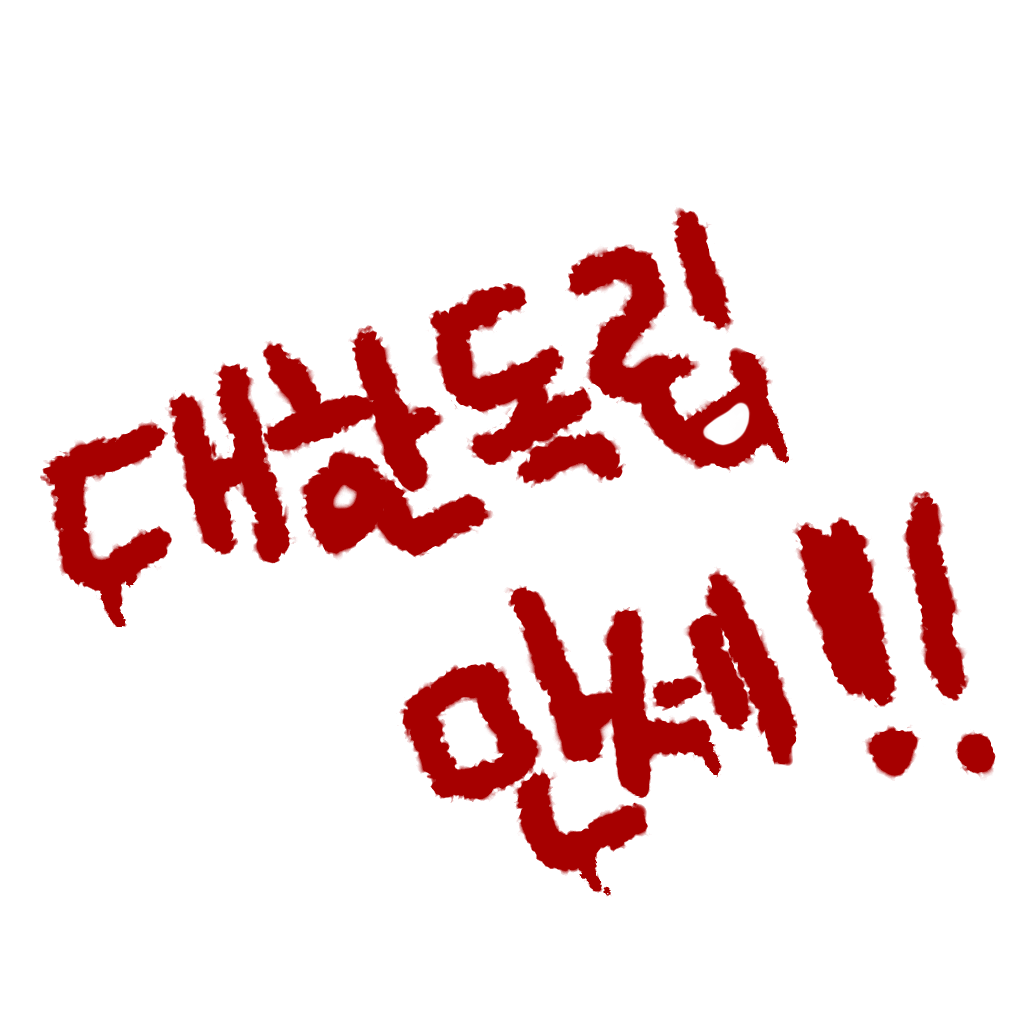
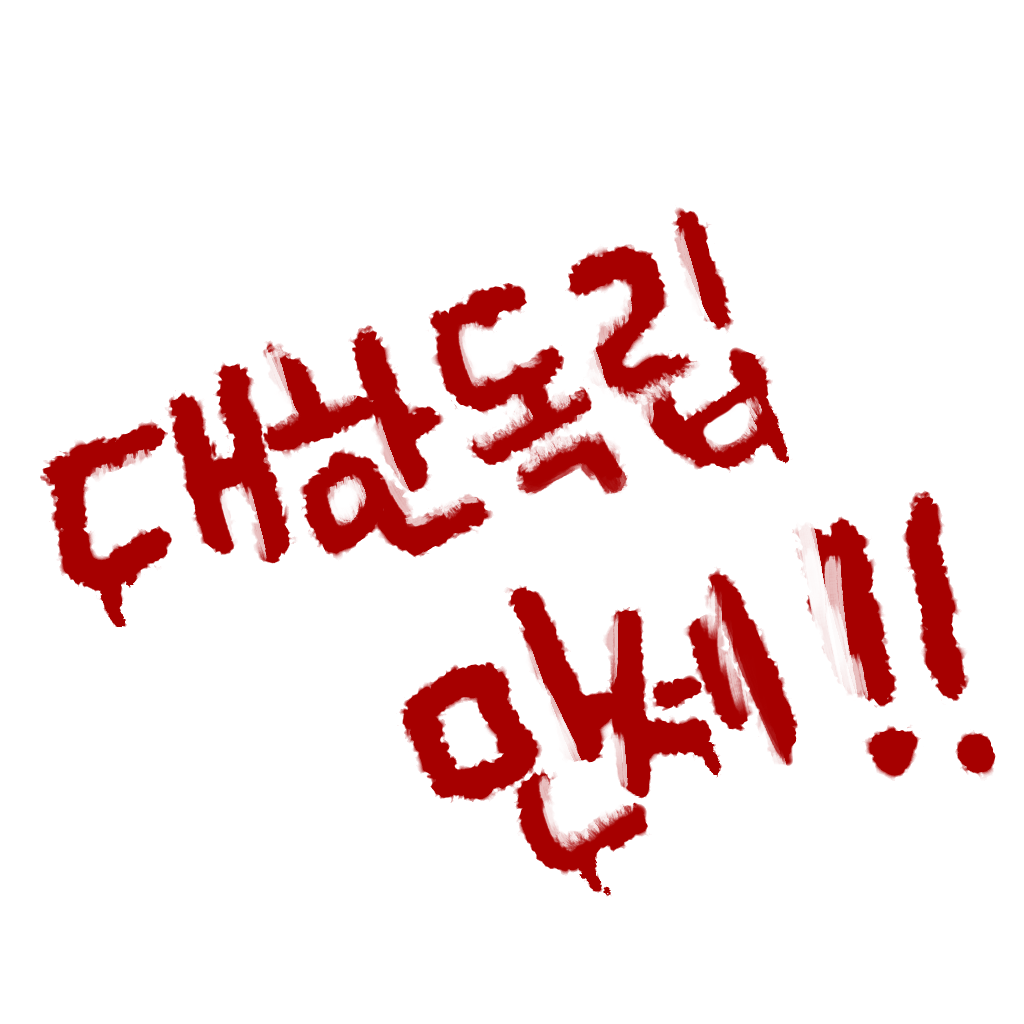
Comparing the layer stacks of the two 1024x1024 images. Changes:
painted on "레이어 6", masked it over [89, 228, 869, 853]
